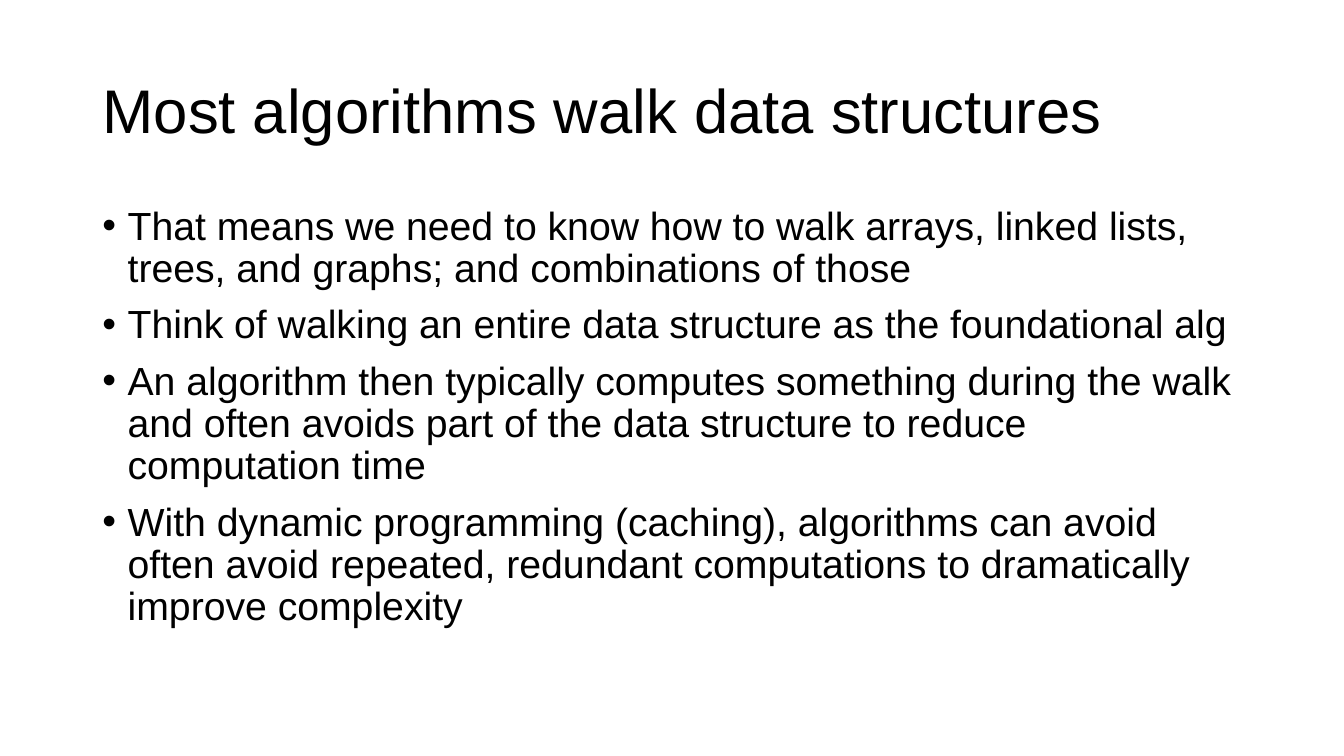
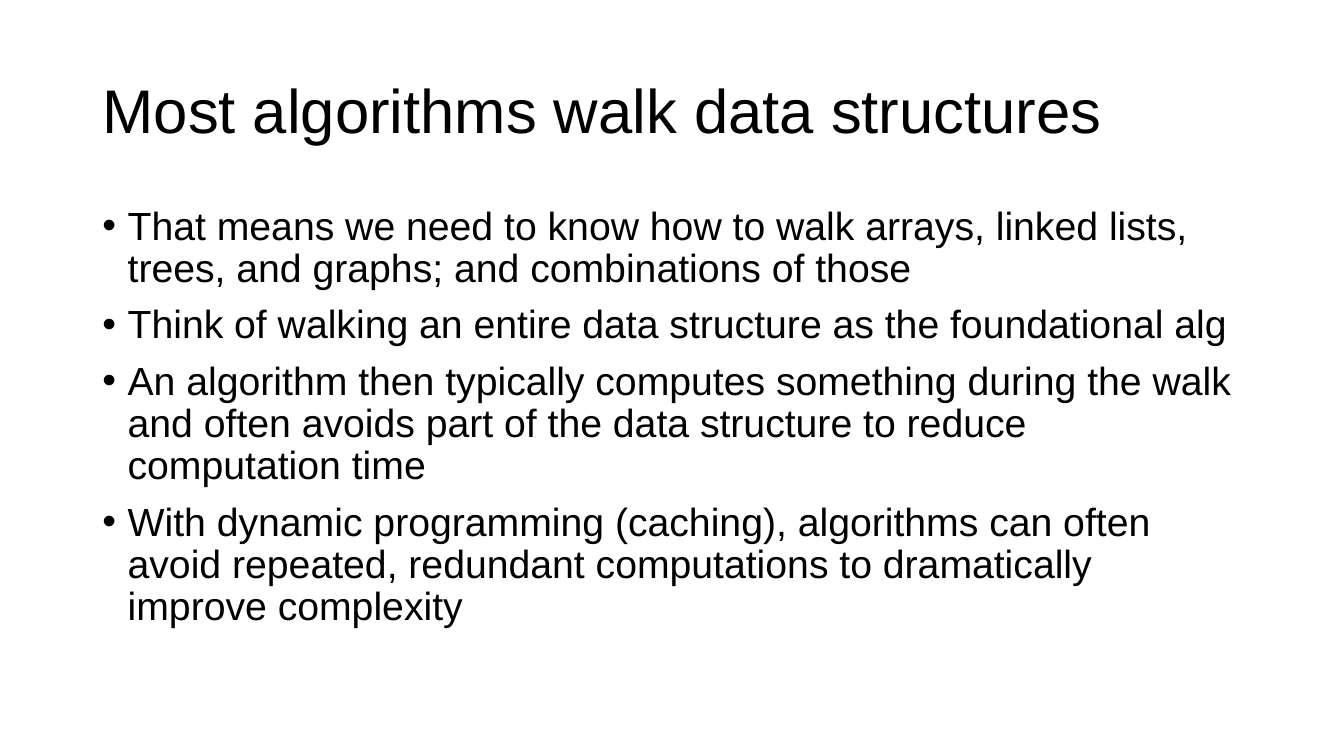
Before and after one commit to parrt/msds689, a slide deck: slide 2 of notes/walking-structures.pptx. Drawn at 1344x756 pixels with LibreOffice and Linux fonts; fonts in the diff are those of the drawing; background and template pictures are left out. Boxes give left, top, right and bottom in pixels: in the first picture for what was removed or moved away, otherwise in the second. Text is boxed around its words. In the diff, an @@ line names an element or a change of style, - is before the commit and + after.

```diff
--- a/notes/walking-structures.pptx
+++ b/notes/walking-structures.pptx
@@ text at bbox=[128, 507, 1150, 628]: text changed @@
-• With dynamic programming (caching), algorithms can avoid often avoid repeated, redundant computations to dramatically improve complexity
+• With dynamic programming (caching), algorithms can often avoid repeated, redundant computations to dramatically improve complexity
```
Also in this commit, not shown: 7 other slides changed, 4 other files.
